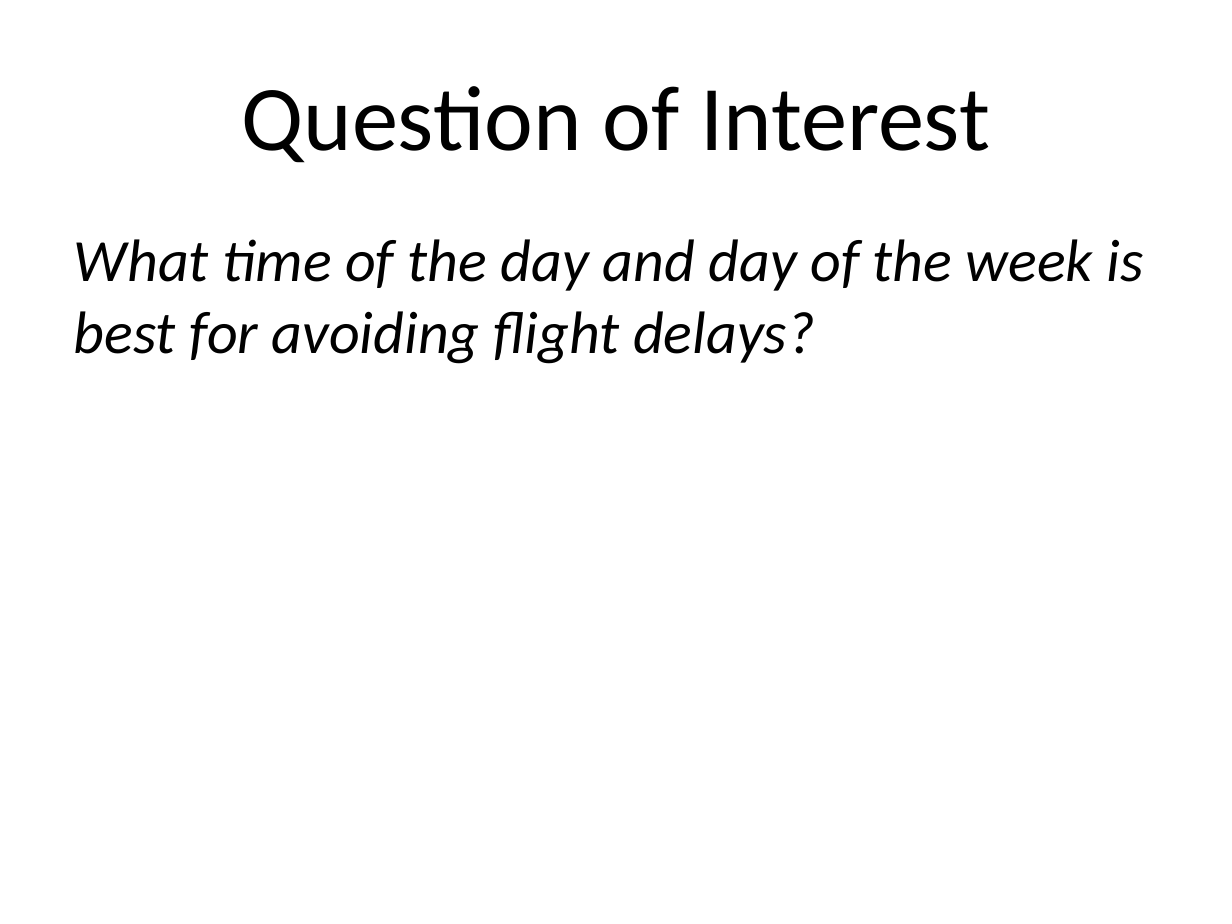
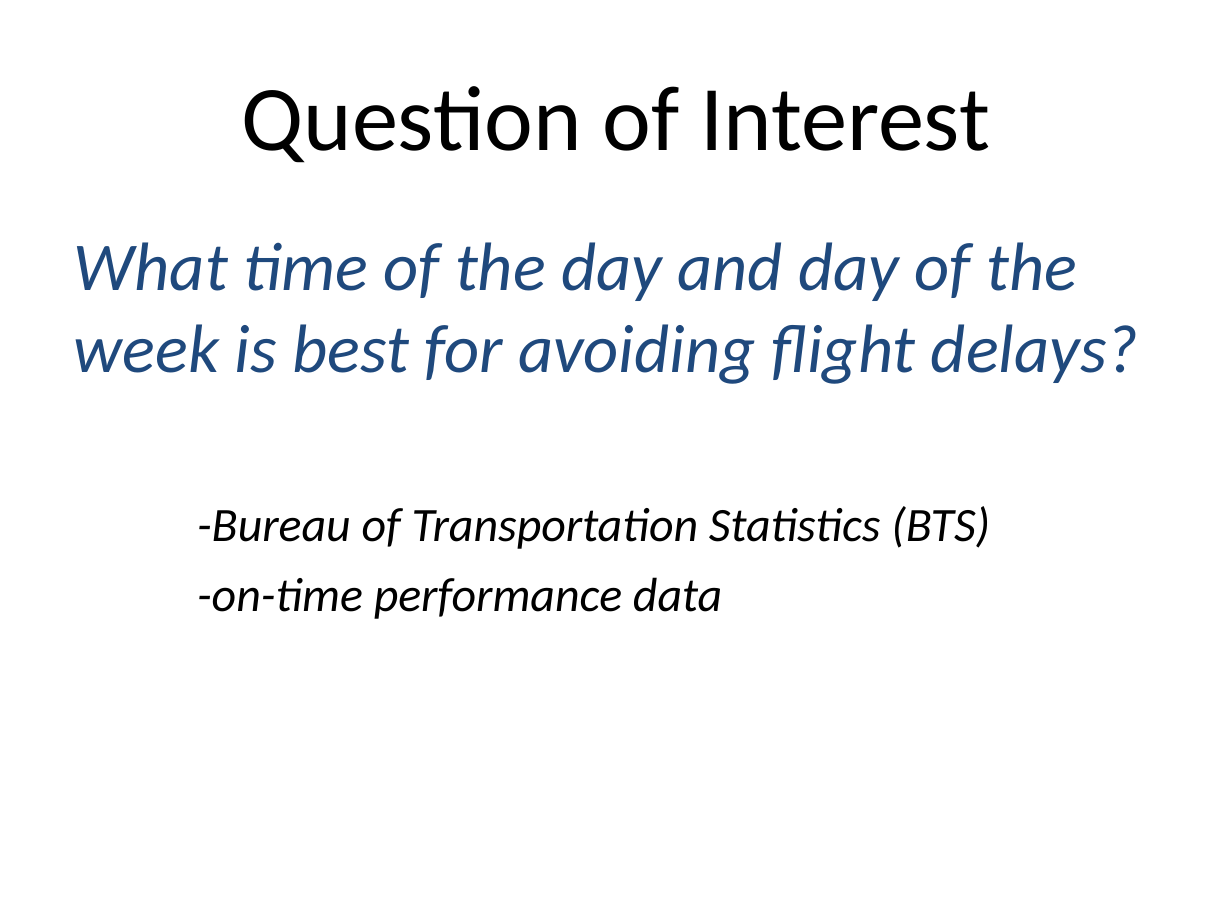
Before and after one commit to andy-olstad/POGSproj2, a slide deck: slide 2 of project_2_presentation.pptx. Drawn at 1232x924 pixels with LibreOffice and Linux fonts; fonts in the diff are those of the drawing. Boxes give left, top, right and bottom in pixels: in the first picture for what was removed or moved away, otherwise in the second. Text is boxed around its words. In the diff, an @@ line names an element or a change of style, - is before the commit and + after.

Commit message:
updated the presentation

```diff
--- a/project_2_presentation.pptx
+++ b/project_2_presentation.pptx
@@ text at bbox=[74, 242, 1138, 384]: size 35 to 40 pt, text colour #000000 to #1F497D in "What time of the day and day ..."; more space between paragraphs @@
@@ text at bbox=[197, 506, 990, 619]: paragraphs added @@
+-Bureau of Transportation Statistics (BTS)
+-on-time performance data
```
Also in this commit, not shown: 2 other slides changed, 4 slides added, 1 slide removed.
